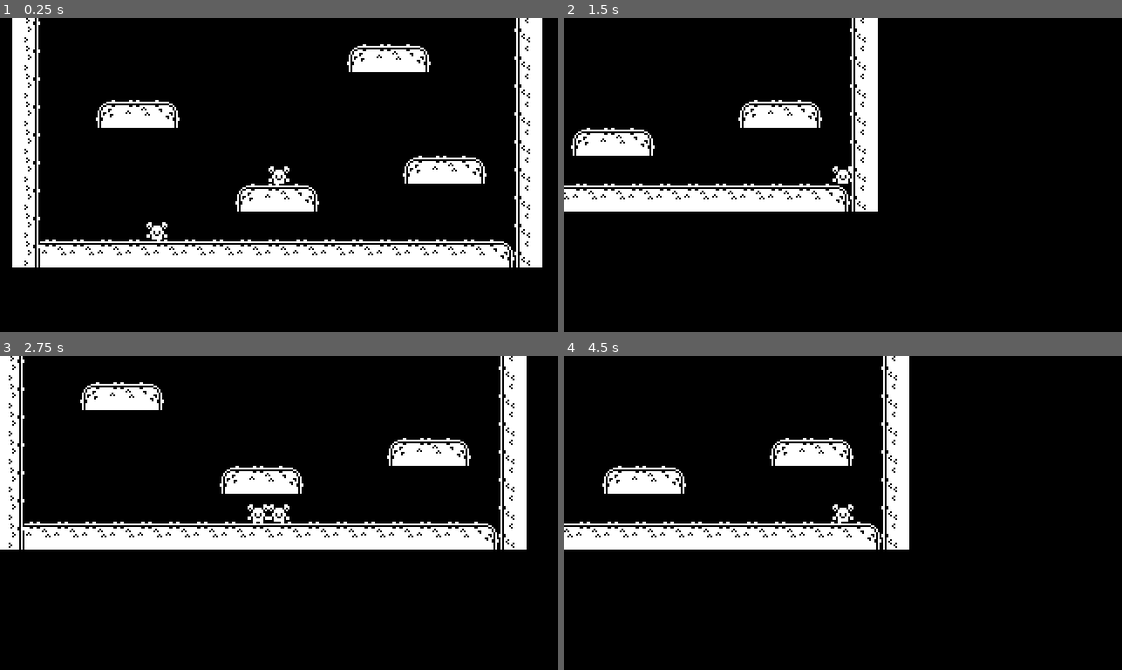
Above: before the commit, frames 1-4 (two rows, left to right).
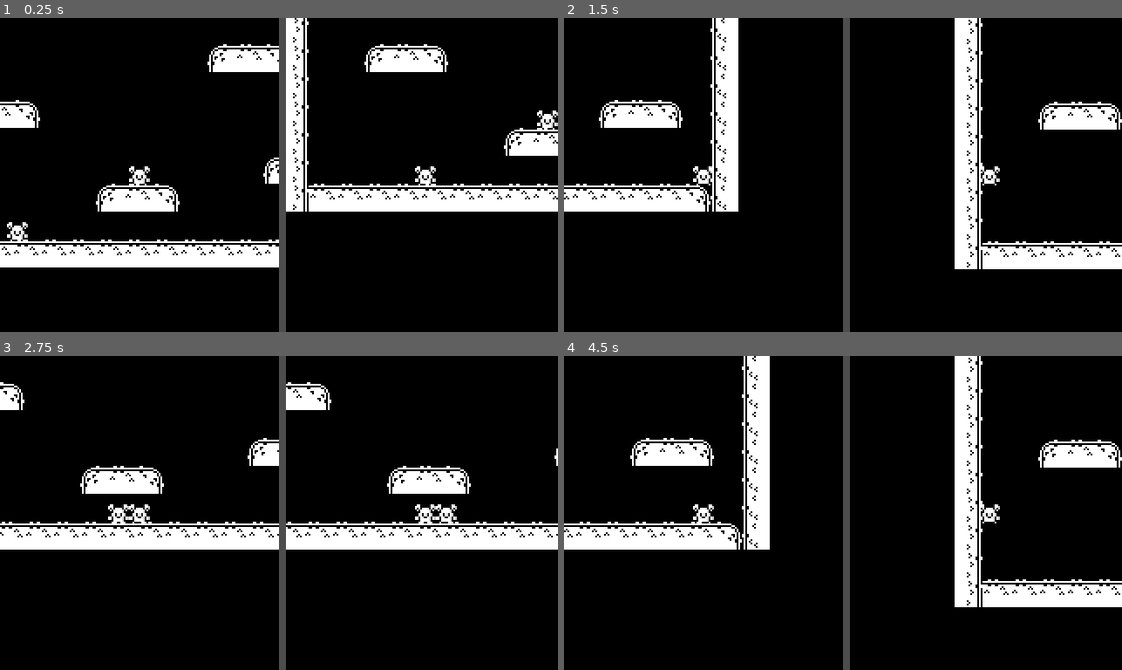
Above: after the commit, the same moments.

Repository: shrubino/CSP_LocalMult
Game: Godot game, scene res://Scenes/main.tscn
Same seed, same stepped clock (60 frames per second), same inputs: the game is played once before the commit and once after it. Before the commit the project starts from res://Scenes/main_scene.tscn.
Inputs:
- Up to frame 1 (0.25 s): no input
- Up to frame 2 (1.5 s): tap Enter at 0.5 s; hold A (A) 0.53-1.28 s; hold Right (Right) from 0.53 s (still down); tap Up (Up) at 0.77 s; tap C (C) at 0.8, 1.35 s
- Up to frame 3 (2.75 s): tap Up (Up) at 1.52 s; tap D (D) at 1.55 s; release Right (Right) at 2.03 s; hold Left (Left) from 2.03 s (still down); hold D (D) from 2.03 s (still down); tap S (S) at 2.3 s
- Up to frame 4 (4.5 s): release Left (Left) at 2.78 s; release D (D) at 2.78 s; hold Right (Right) 2.78-4.28 s; tap S (S) at 2.85 s; tap Up (Up) at 3.02, 3.77 s; tap A (A) at 3.05 s; hold A (A) 3.53-4.28 s; tap C (C) at 3.8, 4.35 s; hold Left (Left) from 4.28 s (still down)

The runs differ from the first frame. In frame 1, 20% of the frame differs, in the area x 0-100%, y 0-100%; in frame 2, 17%; in frame 3, 12%; in frame 4, 17%.

Commit message:
SplitScreen & Controllers

Diff:
--- a/local-multiplayer-game/Scenes/main_scene.tscn
+++ b/local-multiplayer-game/Scenes/Level1.tscn
@@ -462,7 +462,7 @@
 physics_layer_0/collision_layer = 1
 sources/0 = SubResource("TileSetAtlasSource_6l7je")
 
-[node name="Main Scene" type="Node2D"]
+[node name="Level1" type="Node2D"]
 
 [node name="BG" type="TileMapLayer" parent="."]
 tile_map_data = PackedByteArray("AADz/1T/AAAAAAAAAADz/1X/AAAAAAAAAADz/1b/AAAAAAAAAADz/1f/AAAAAAAAAADz/1j/AAAAAAAAAADz/1 …(132976 unchanged characters)…
--- a/local-multiplayer-game/Scenes/Player1.tscn
+++ b/local-multiplayer-game/Scenes/Player1.tscn
@@ -30,5 +30,3 @@
 [node name="RightCast" type="RayCast2D" parent="."]
 position = Vector2(4, 0)
 target_position = Vector2(0, -10)
-
-[node name="Camera2D" type="Camera2D" parent="."]
--- /dev/null
+++ b/local-multiplayer-game/Scenes/main.tscn
@@ -0,0 +1,44 @@
+[gd_scene load_steps=3 format=3 uid="uid://cvxvsj7flm3en"]
+
+[ext_resource type="Script" uid="uid://ccwww0b6y12um" path="res://Scripts/main.gd" id="1_bo1nx"]
+[ext_resource type="PackedScene" uid="uid://drjc2wiskis6p" path="res://Scenes/Level1.tscn" id="2_8gbba"]
+
+[node name="Main" type="Node"]
+script = ExtResource("1_bo1nx")
+
+[node name="HBoxContainer" type="HBoxContainer" parent="."]
+offset_right = 40.0
+offset_bottom = 40.0
+
+[node name="LeftViewportContainer" type="SubViewportContainer" parent="HBoxContainer"]
+layout_mode = 2
+
+[node name="LeftSubViewport" type="SubViewport" parent="HBoxContainer/LeftViewportContainer"]
+unique_name_in_owner = true
+handle_input_locally = false
+snap_2d_transforms_to_pixel = true
+snap_2d_vertices_to_pixel = true
+use_hdr_2d = true
+size = Vector2i(160, 180)
+render_target_update_mode = 4
+
+[node name="LeftCamera2D" type="Camera2D" parent="HBoxContainer/LeftViewportContainer/LeftSubViewport"]
+unique_name_in_owner = true
+
+[node name="Level1" parent="HBoxContainer/LeftViewportContainer/LeftSubViewport" instance=ExtResource("2_8gbba")]
+unique_name_in_owner = true
+
+[node name="RightViewportContainer" type="SubViewportContainer" parent="HBoxContainer"]
+layout_mode = 2
+
+[node name="RightSubViewport" type="SubViewport" parent="HBoxContainer/RightViewportContainer"]
+unique_name_in_owner = true
+handle_input_locally = false
+snap_2d_transforms_to_pixel = true
+snap_2d_vertices_to_pixel = true
+use_hdr_2d = true
+size = Vector2i(160, 180)
+render_target_update_mode = 4
+
+[node name="RightCamera2D" type="Camera2D" parent="HBoxContainer/RightViewportContainer/RightSubViewport"]
+unique_name_in_owner = true
--- a/local-multiplayer-game/Scenes/player_2.tscn
+++ b/local-multiplayer-game/Scenes/player_2.tscn
@@ -30,5 +30,3 @@
 [node name="RightCast" type="RayCast2D" parent="."]
 position = Vector2(4, 0)
 target_position = Vector2(0, -10)
-
-[node name="Camera2D" type="Camera2D" parent="."]
--- /dev/null
+++ b/local-multiplayer-game/Scripts/main.gd
@@ -0,0 +1,25 @@
+extends Node
+
+@onready var players: Array[Dictionary] = [
+	{
+		sub_viewport = %LeftSubViewport,
+		camera = %LeftCamera2D,
+		player = %Level1/Player1,
+	},
+	{
+		sub_viewport = %RightSubViewport,
+		camera = %RightCamera2D,
+		player = %Level1/Player2,
+	}
+]
+
+
+func _ready() -> void:
+	players[1].sub_viewport.world_2d = players[0].sub_viewport.world_2d
+
+	# For each player, we create a remote transform that pushes the character's
+	# position to the corresponding camera.
+	for info in players:
+		var remote_transform := RemoteTransform2D.new()
+		remote_transform.remote_path = info.camera.get_path()
+		info.player.add_child(remote_transform)
--- a/local-multiplayer-game/project.godot
+++ b/local-multiplayer-game/project.godot
@@ -11,8 +11,8 @@
 [application]
 
 config/name="Local Multiplayer Game"
-run/main_scene="uid://drjc2wiskis6p"
-config/features=PackedStringArray("4.4", "GL Compatibility")
+run/main_scene="uid://cvxvsj7flm3en"
+config/features=PackedStringArray("4.5", "GL Compatibility")
 
 [display]
 
@@ -28,51 +28,61 @@
 Left={
 "deadzone": 0.2,
 "events": [Object(InputEventKey,"resource_local_to_scene":false,"resource_name":"","device":-1,"window_id":0,"alt_press …(195 unchanged characters)…
+, Object(InputEventJoypadMotion,"resource_local_to_scene":false,"resource_name":"","device":0,"axis":0,"axis_value":-1.0,"script":null)
 ]
 }
 Right={
 "deadzone": 0.2,
 "events": [Object(InputEventKey,"resource_local_to_scene":false,"resource_name":"","device":-1,"window_id":0,"alt_press …(195 unchanged characters)…
+, Object(InputEventJoypadMotion,"resource_local_to_scene":false,"resource_name":"","device":0,"axis":0,"axis_value":1.0,"script":null)
 ]
 }
 Up={
 "deadzone": 0.2,
 "events": [Object(InputEventKey,"resource_local_to_scene":false,"resource_name":"","device":-1,"window_id":0,"alt_press …(195 unchanged characters)…
+, Object(InputEventJoypadMotion,"resource_local_to_scene":false,"resource_name":"","device":0,"axis":1,"axis_value":-1.0,"script":null)
 ]
 }
 Down={
 "deadzone": 0.2,
 "events": [Object(InputEventKey,"resource_local_to_scene":false,"resource_name":"","device":-1,"window_id":0,"alt_press …(195 unchanged characters)…
+, Object(InputEventJoypadMotion,"resource_local_to_scene":false,"resource_name":"","device":0,"axis":1,"axis_value":1.0,"script":null)
 ]
 }
 Space={
 "deadzone": 0.2,
 "events": [Object(InputEventKey,"resource_local_to_scene":false,"resource_name":"","device":-1,"window_id":0,"alt_press …(191 unchanged characters)…
+, Object(InputEventJoypadButton,"resource_local_to_scene":false,"resource_name":"","device":0,"button_index":0,"pressure":0.0,"pressed":true,"script":null)
 ]
 }
 W={
 "deadzone": 0.2,
 "events": [Object(InputEventKey,"resource_local_to_scene":false,"resource_name":"","device":-1,"window_id":0,"alt_press …(192 unchanged characters)…
+, Object(InputEventJoypadMotion,"resource_local_to_scene":false,"resource_name":"","device":1,"axis":1,"axis_value":-1.0,"script":null)
 ]
 }
 A={
 "deadzone": 0.2,
 "events": [Object(InputEventKey,"resource_local_to_scene":false,"resource_name":"","device":-1,"window_id":0,"alt_press …(191 unchanged characters)…
+, Object(InputEventJoypadMotion,"resource_local_to_scene":false,"resource_name":"","device":1,"axis":0,"axis_value":-1.0,"script":null)
 ]
 }
 S={
 "deadzone": 0.2,
 "events": [Object(InputEventKey,"resource_local_to_scene":false,"resource_name":"","device":-1,"window_id":0,"alt_press …(192 unchanged characters)…
+, Object(InputEventJoypadMotion,"resource_local_to_scene":false,"resource_name":"","device":1,"axis":1,"axis_value":1.0,"script":null)
 ]
 }
 D={
 "deadzone": 0.2,
 "events": [Object(InputEventKey,"resource_local_to_scene":false,"resource_name":"","device":-1,"window_id":0,"alt_press …(192 unchanged characters)…
+, Object(InputEventJoypadMotion,"resource_local_to_scene":false,"resource_name":"","device":1,"axis":0,"axis_value":1.0,"script":null)
 ]
 }
 C={
 "deadzone": 0.2,
 "events": [Object(InputEventKey,"resource_local_to_scene":false,"resource_name":"","device":-1,"window_id":0,"alt_press …(191 unchanged characters)…
+, Object(InputEventJoypadButton,"resource_local_to_scene":false,"resource_name":"","device":1,"button_index":0,"pressure":0.0,"pressed":true,"script":null)
 ]
 }
 
Not shown, changed: local-multiplayer-game/Resources/Prototype/monochrome_tilemap.png.import
Not shown, changed: local-multiplayer-game/Resources/Prototype/monochrome_tilemap_transparent.png.import
Not shown, added: local-multiplayer-game/Scripts/main.gd.uid
